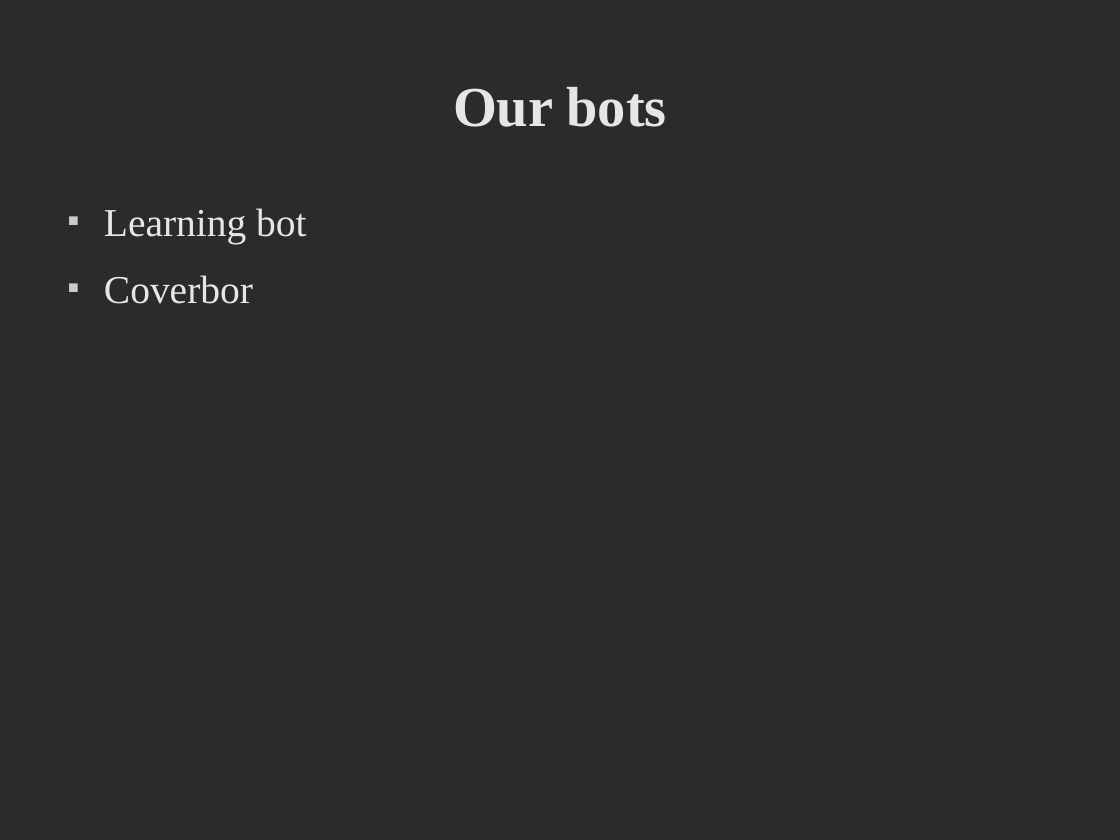
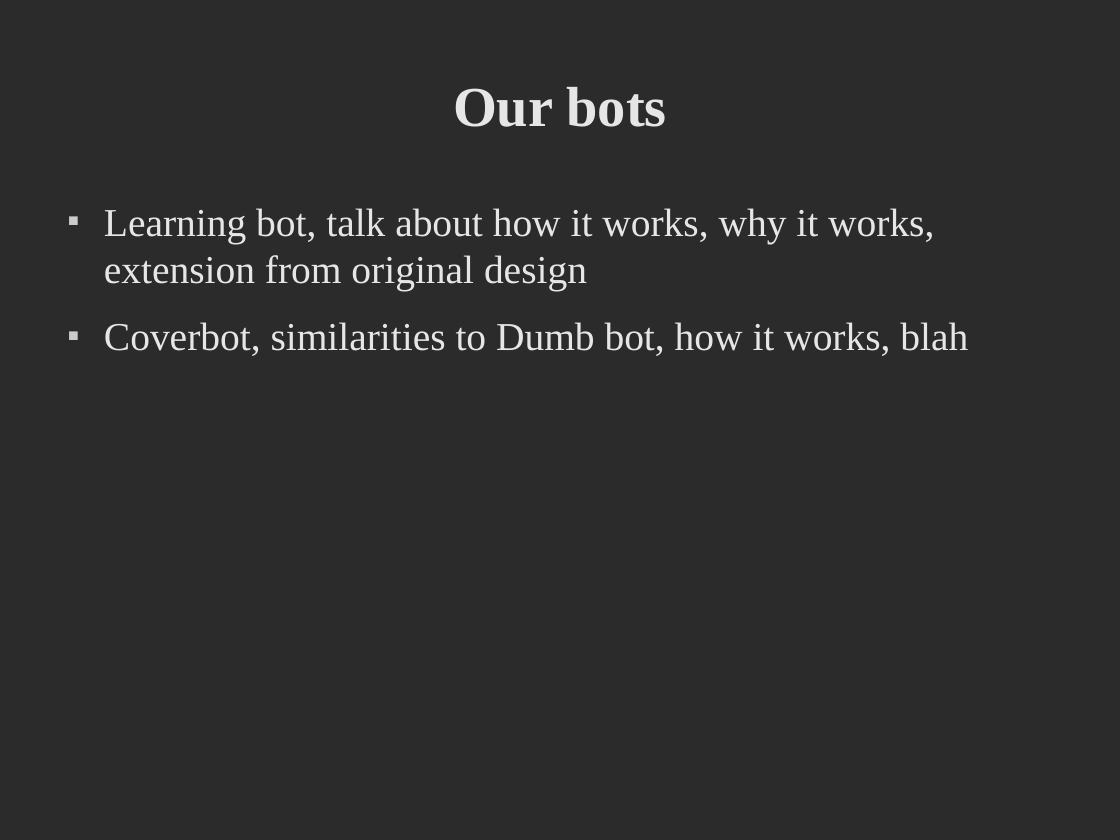
Before and after one commit to deltaluca/flappy, a slide deck: slide 13 of Presentation/ProjectDemonstration.odp. Drawn at 1120x840 pixels with LibreOffice and Linux fonts; fonts in the diff are those of the drawing; background and template pictures are left out; a plain dark background stands for a picture behind light text. Boxes give left, top, right and bottom in pixels: in the first picture for what was removed or moved away, otherwise in the second. Text is boxed around its words. In the diff, an @@ line names an element or a change of style, - is before the commit and + after.

```diff
--- a/Presentation/ProjectDemonstration.odp
+++ b/Presentation/ProjectDemonstration.odp
@@ text at [104,208,968,356]: text changed @@
-■ Learning bot
-■ Coverbor
+■ Learning bot, talk about how it works, why it works, extension from original design
+■ Coverbot, similarities to Dumb bot, how it works, blah
```
Also in this commit, not shown: 4 other slides changed, 1 slide added, 1 slide removed, 1 other file.
